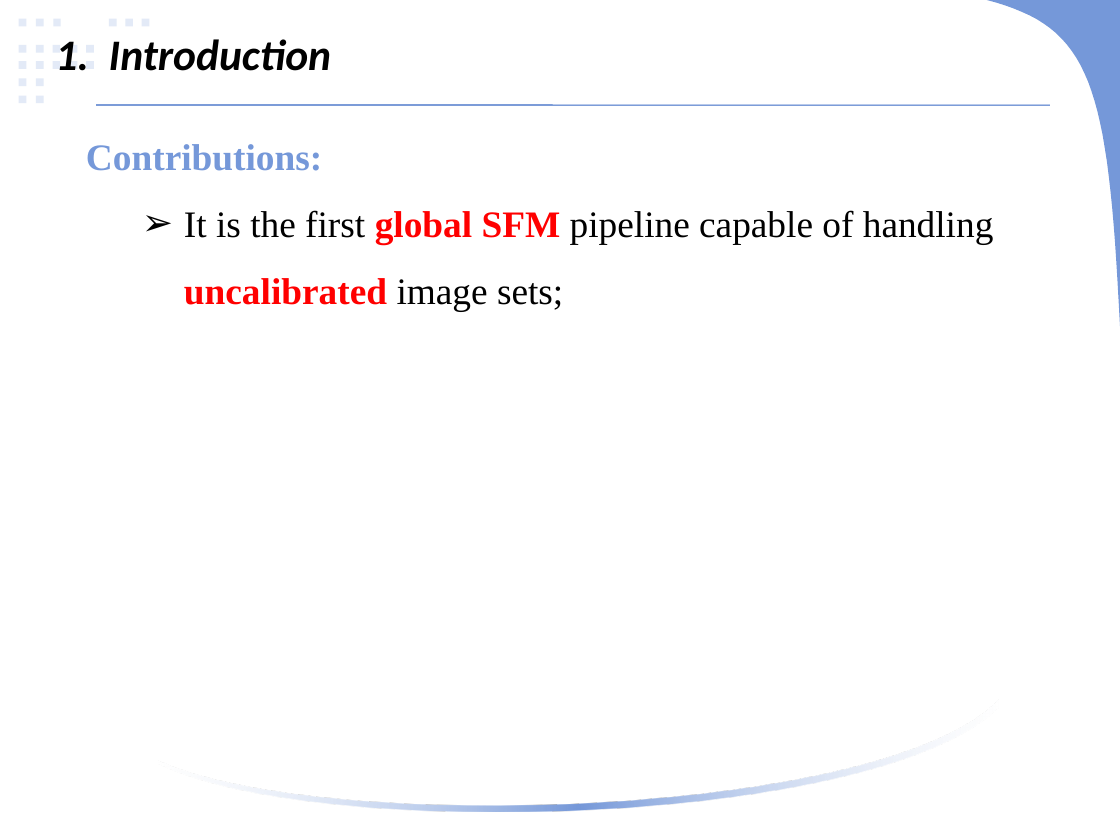
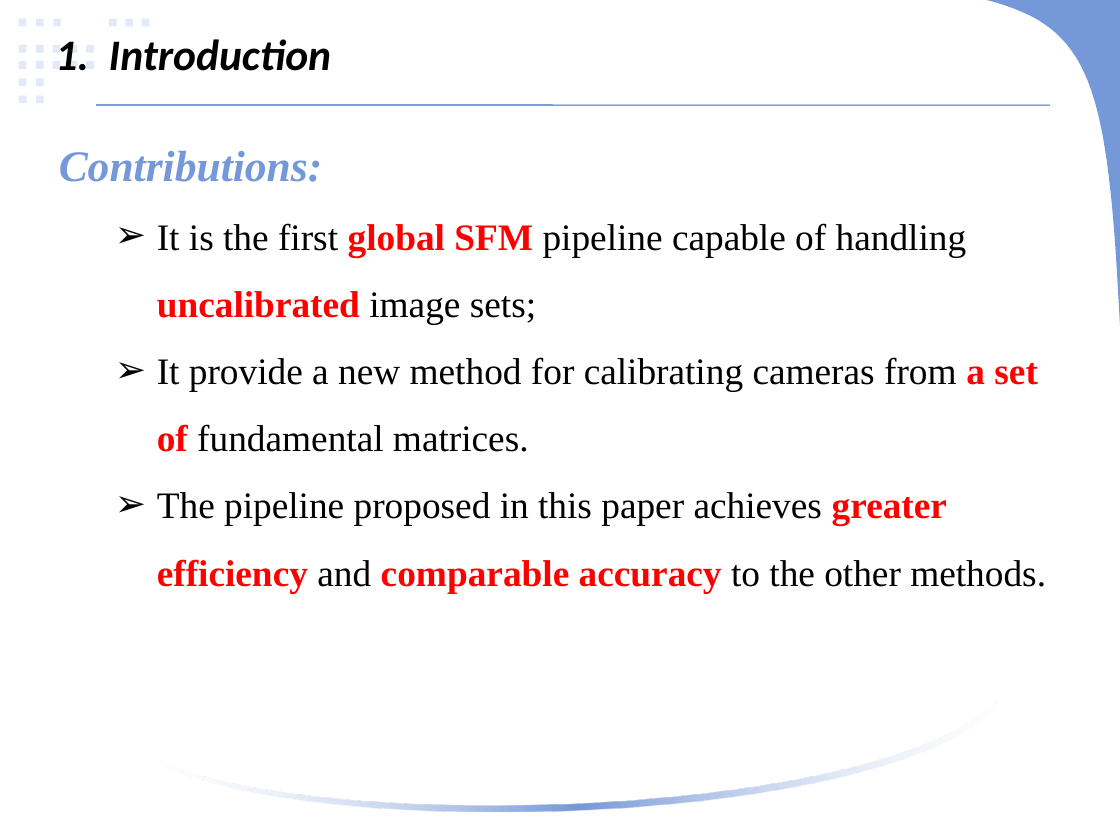
Before and after one commit to linlinge/monday-speech, a slide deck: slide 3 of 2019.03.25 ICCV 2015, Optimizing the Viewing Graph for Structure-from-Motion.pptx. Drawn at 1120x840 pixels with LibreOffice and Linux fonts; fonts in the diff are those of the drawing. Boxes give left, top, right and bottom in pixels: in the first picture for what was removed or moved away, otherwise in the second. Text is boxed around its words. In the diff, an @@ line names an element or a change of style, - is before the commit and + after.

```diff
--- a/2019.03.25 ICCV 2015, Optimizing the Viewing Graph for Structure-from-Motion.pptx
+++ b/2019.03.25 ICCV 2015, Optimizing the Viewing Graph for Structure-from-Motion.pptx
@@ text "Contributions:" moved from (x1=86, y1=144, x2=994, y2=311) to (x1=59, y1=151, x2=1046, y2=593) @@
@@ text at (x1=59, y1=151, x2=323, y2=182): size 24 to 28 pt, italic on in "Contributions:" @@
@@ text at (x1=157, y1=357, x2=1046, y2=593): paragraphs added @@
+  ➢ It provide a new method for calibrating cameras from a set of fundamental matrices.
+  ➢ The pipeline proposed in this paper achieves greater efficiency and comparable accuracy to the other methods.
```
Also in this commit, not shown: 5 other slides changed, 14 slides added, 12 slides removed, 6 other files.
